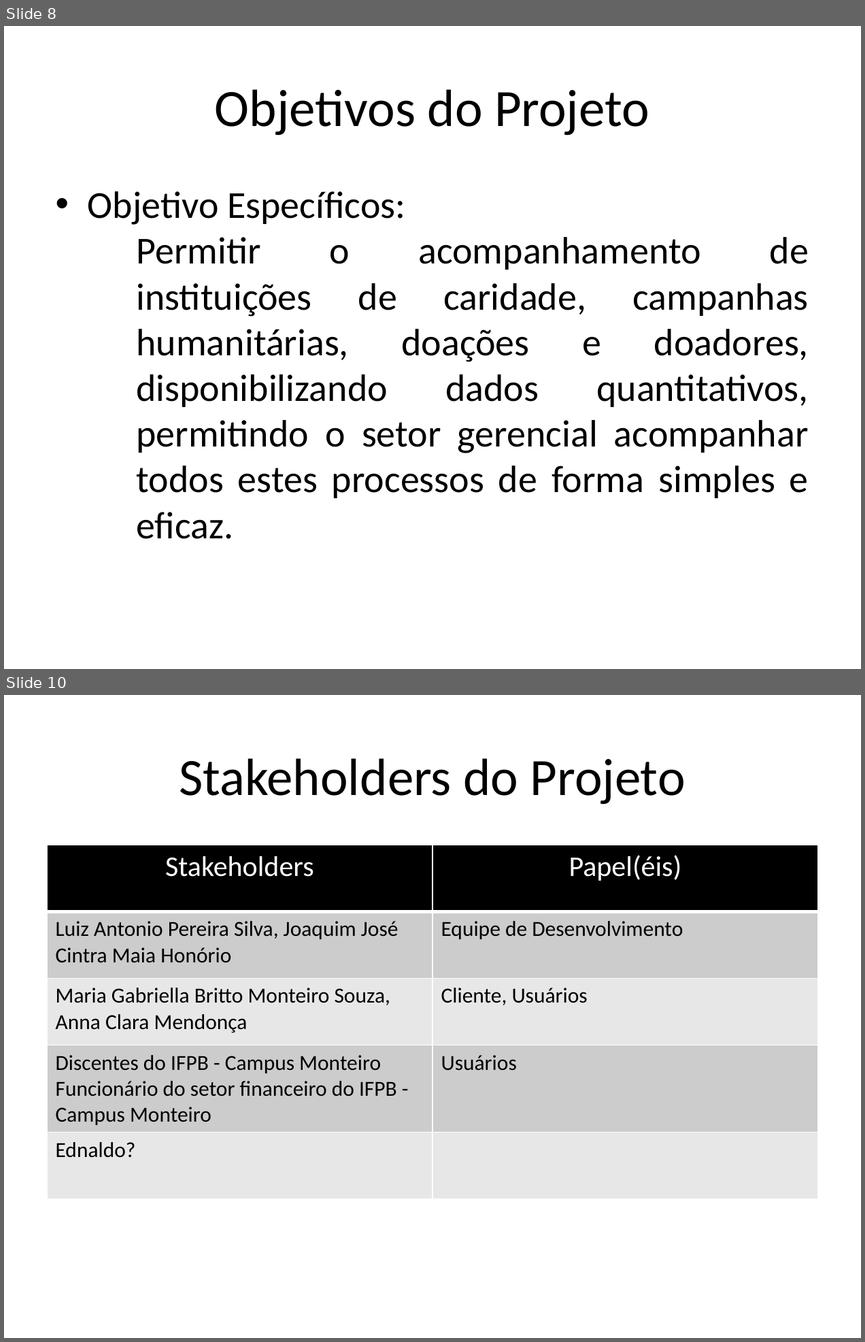
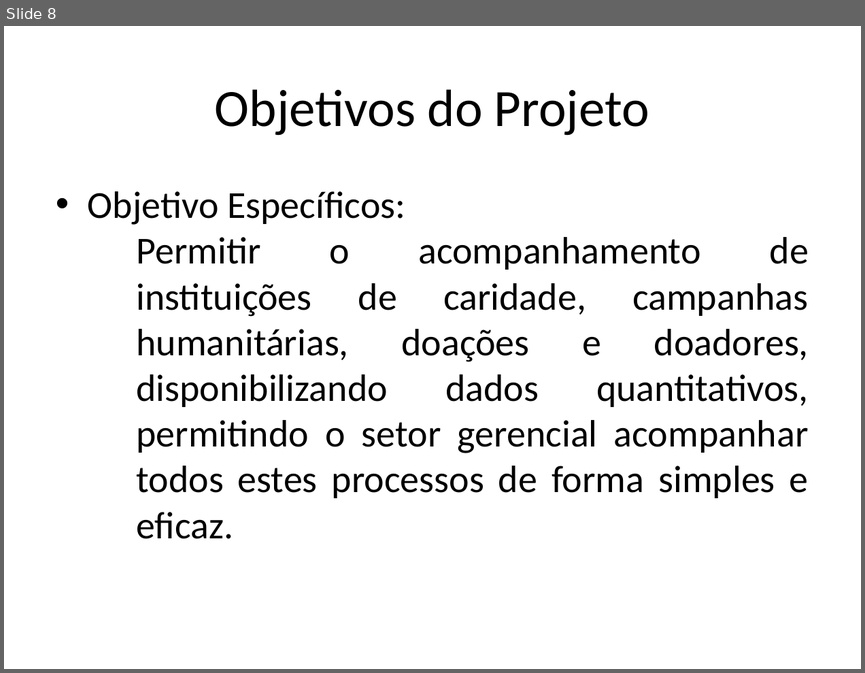
Before and after one commit to AjudeMais/ajudeMais-Projeto, a slide deck: Projeto-AjudeMais/000-Gerência de Projeto/PPJ-Plano de Projeto.pptx. Shown one above the other, each under a label of ours: slides 8 and 10 before the commit, slide 8 after it; the slides between them are not shown. The pictures are 865x1342 and 865x673 pixels, drawn with LibreOffice and Linux fonts; fonts in the diff are those of the drawing. Boxes give left, top, right and bottom in pixels: in the first picture for what was removed or moved away, otherwise in the second. Text is boxed around its words. In the diff, an @@ line names an element or a change of style, - is before the commit and + after.

Commit message:
atualização de documento de plano de projeto e inicio de documento de arquitetura

```diff
--- a/Projeto-AjudeMais/000-Gerência de Projeto/PPJ-Plano de Projeto.pptx
+++ b/Projeto-AjudeMais/000-Gerência de Projeto/PPJ-Plano de Projeto.pptx
@@ slide 10 removed at box(4, 695, 861, 1338), background #FFFFFF @@
@@ text removed at box(179, 758, 685, 804) @@
-Stakeholders do Projeto
@@ table removed at box(47, 845, 818, 1185), 5 rows, 2 columns @@
-Stakeholders | Papel(éis)
-Luiz Antonio Pereira Silva, Joaquim José Cintra Maia Honório | Equipe de Desenvolvimento
-Maria Gabriella Britto Monteiro Souza, Anna Clara Mendonça | Cliente, Usuários
-Discentes do IFPB - Campus Monteiro Funcionário do setor financeiro do IFPB - Campus Monteiro | Usuários
-Ednaldo? | 
```
Also in this commit, not shown: 6 slides changed, 2 slides added, 3 other slides removed, 1 other file.
